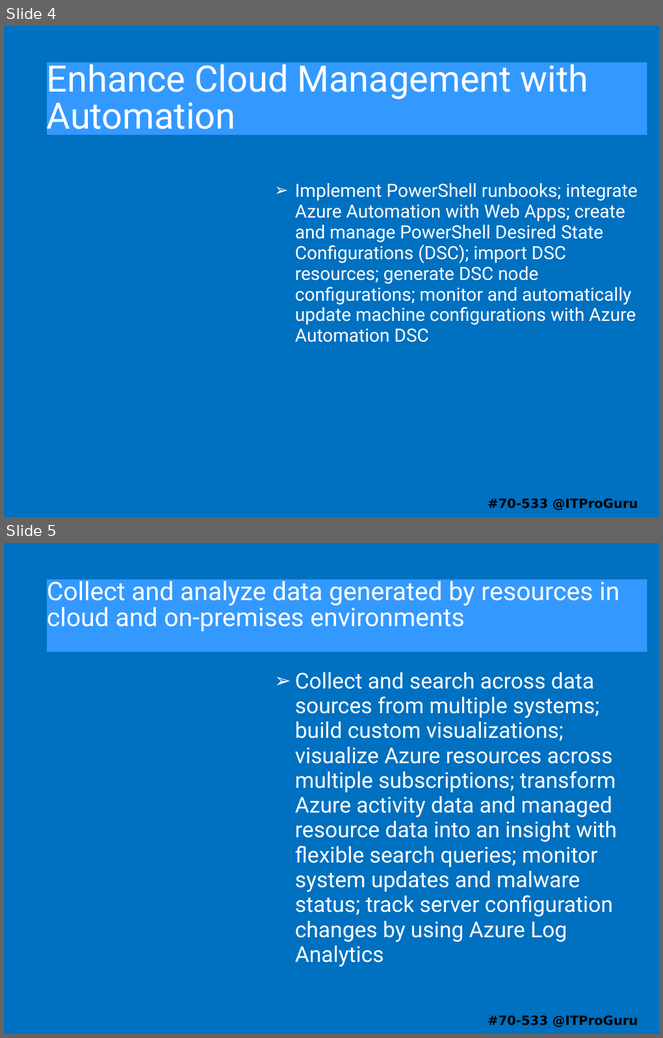
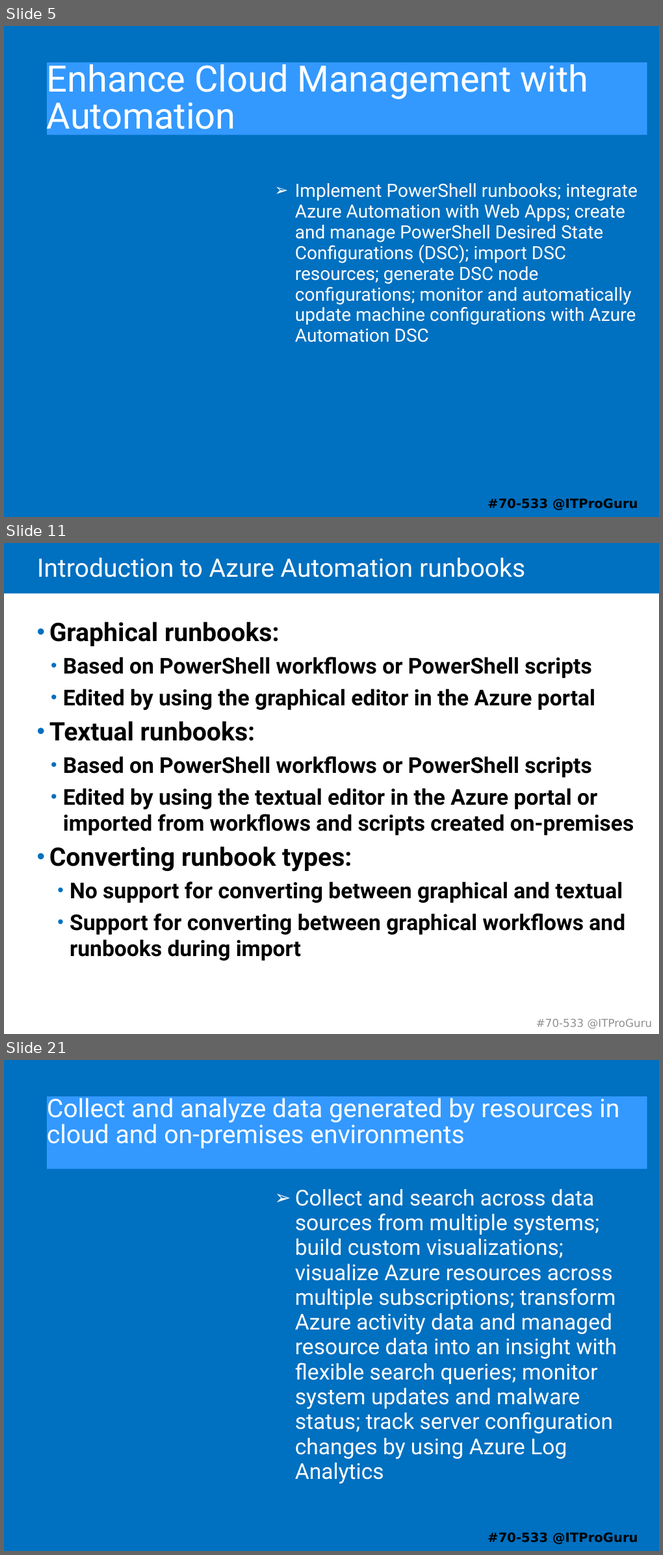
Before and after one commit to guruskill/70-533, a slide deck: 70-533-07-Operations.pptx. Shown one above the other, each under a label of ours: slides 4 and 5 before the commit, slides 5, 11 and 21 after it; the slides between them are not shown. The pictures are 663x1038 and 663x1555 pixels, drawn with LibreOffice and Linux fonts; fonts in the diff are those of the drawing. Boxes give left, top, right and bottom in pixels: in the first picture for what was removed or moved away, otherwise in the second. Text is boxed around its words. In the diff, an @@ line names an element or a change of style, - is before the commit and + after.

```diff
--- a/70-533-07-Operations.pptx
+++ b/70-533-07-Operations.pptx
@@ slide 11 added at (4,543,659,1034), background #FFFFFF @@
@@ rectangle added at (4,543,659,594), fill #0070C0 @@
@@ title added at (37,557,525,577), 28 pt, text #FFFFFF @@
+Introduction to Azure Automation runbooks
@@ text added at (50,622,634,961), 24 pt, text #000000, bold @@
+• Graphical runbooks:
+  • Based on PowerShell workflows or PowerShell scripts
+  • Edited by using the graphical editor in the Azure portal
+• Textual runbooks:
+  • Based on PowerShell workflows or PowerShell scripts
+  • Edited by using the textual editor in the Azure portal or imported from workflows and scripts created on-premises
+• Converting runbook types:
+  • No support for converting between graphical and textual
+  • Support for converting between graphical workflows and runbooks during import
@@ text added at (536,1019,653,1029), 12 pt, text #909090 @@
+#70-533 @ITProGuru
@@ what was slide 4 is now slide 5 @@
@@ what was slide 5 is now slide 21 @@
```
Also in this commit, not shown: 25 other slides added, 5 slides removed, 8 other files.
